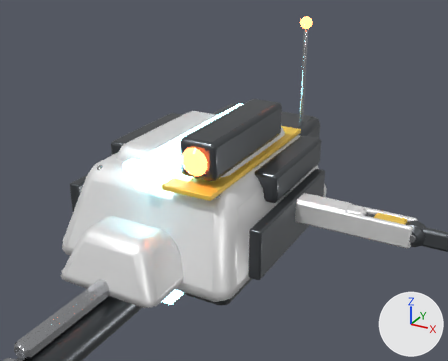
What one commit did to the glTF model public/assets/models/robots/mantis/rifle.glb.
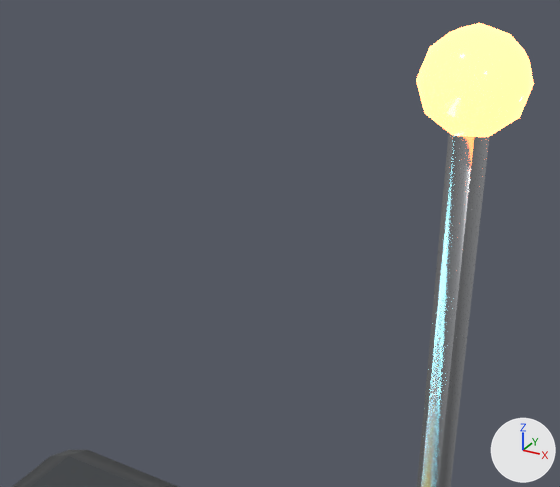
Each version appears first whole from a 50 mm lens placed at (0.618, -1.042, 0.544), pointed at (0.047, -0.004, 0.025), and next in a close-up from a 50 mm lens placed at (0.15, 0.091, 0.35), pointed at (0.066, 0.243, 0.274). Every picture has the same lights, and +X, +Y and +Z are marked at lower right. The last two pictures show the newer version. Vertices at exactly the same position are counted once.

The scene before the commit, as lines of its bpy script (objects in view):
```python
me_hull = bpy.data.meshes.new('Hull')
me_hull.from_pydata(...)  # 938 vertices, 1792 faces; spans x -0.217..0.217, y -0.353..0.35, z -0.16..0.324
# faces by material slot: [216, 1080, 24, 284, 80, 108]
me_hull.materials.append(mat_teampaint)  # white #ededed
me_hull.materials.append(mat_gunmetal)  # dark grey #5d6165
me_hull.materials.append(mat_glow)  # cyan #aaf3ff, glowing cyan #a0f3ff
me_hull.materials.append(mat_steel)  # grey #b5b6ba
me_hull.materials.append(mat_optic)  # red #f36c50, glowing orange #ff763f
me_hull.materials.append(mat_hazard)  # yellow #f9ce50
ob_hull = bpy.data.objects.new('Hull', me_hull)
ob_hull.location = (0.0, 0.0, 0.0)
```
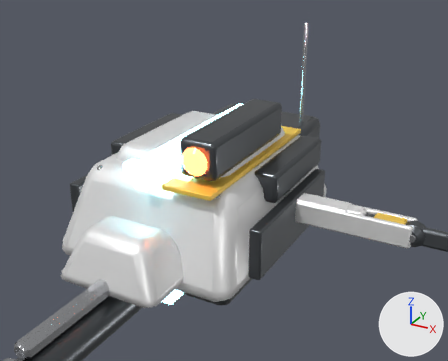
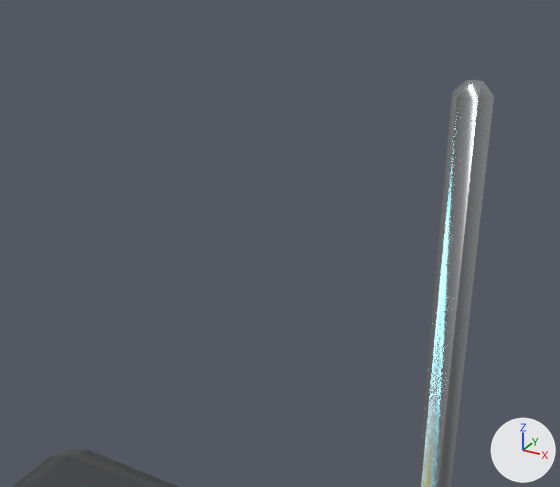
Boxes (x1, y1, x2, y2) around the edits, measured in the close-ups (560 x 487 px):
'Hull', reshaped
    before: (12, 23, 534, 487)
    after: (12, 80, 494, 487)
part 1 of me_hull, deleted
    before: (416, 23, 534, 137)

The edits, one by one:
me_hull is used by ob_hull; location (0.0, 0.0, 0.0).
me_hull had 938 vertices, 1792 faces and spanned x -0.217..0.217, y -0.353..0.35, z -0.16..0.324.
me_hull now has 896 vertices, 1712 faces and spans x -0.217..0.217, y -0.353..0.35, z -0.16..0.31.
me_hull part 1: the loose piece of 42 vertices spanning x 0.087..0.113, y 0.266..0.294, z 0.296..0.324 is deleted.
me_hull no longer uses material mat_optic (red #f36c50, glowing orange #ff763f).
